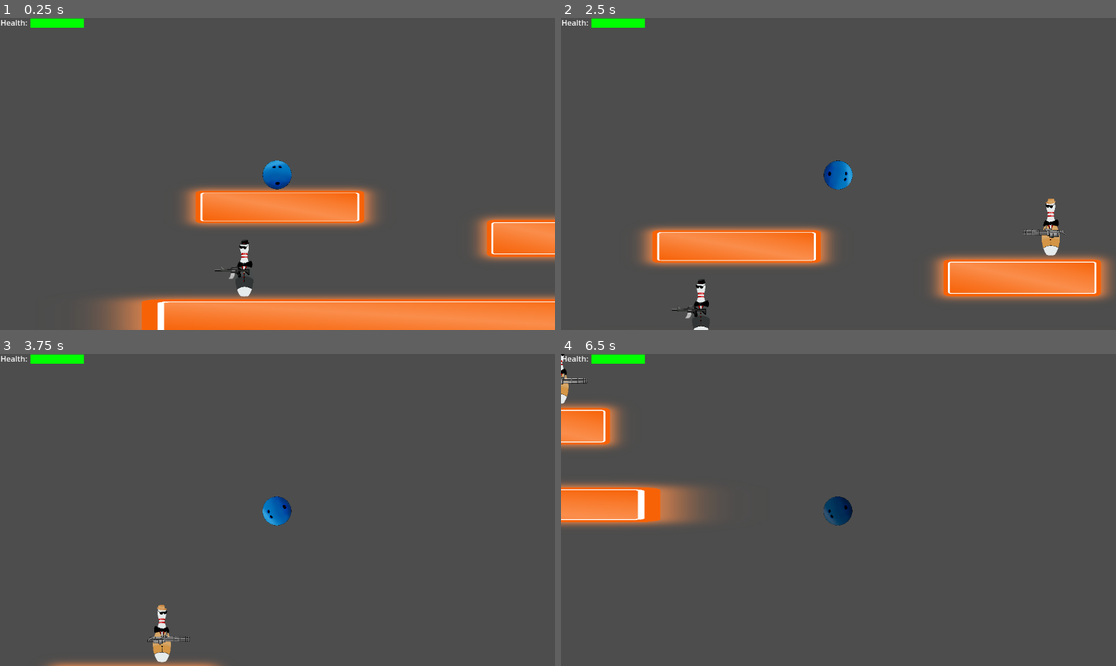
Above: before the commit, frames 1-4 (two rows, left to right).
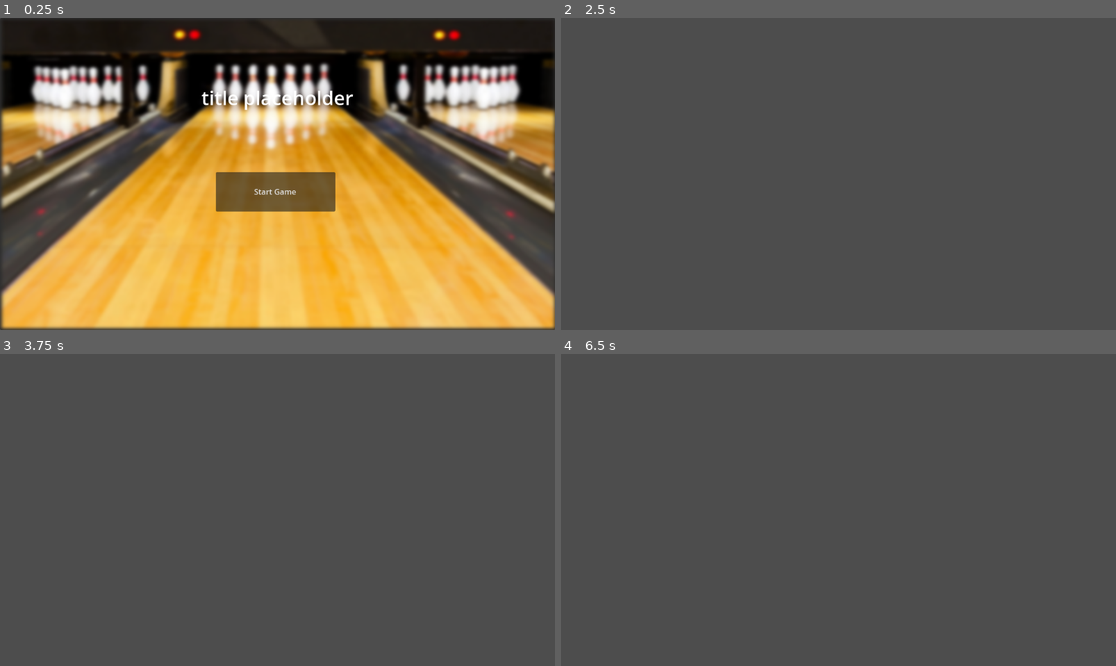
Above: after the commit, the same moments.

Repository: untitledfish/BowlingGame
Game: Godot game, scene res://Scenes/UI/Menu.tscn
Two runs of this game, one before a commit and one after it. Both use one fixed random seed, a clock stepped at 60 frames per second and the inputs below. Before the commit the project starts from res://Scenes/Maps/TestMap.tscn.
Inputs (mouse positions are in pixels of both pictures, inside the frame that each line leads up to):
- Up to frame 1 (0.25 s): no input
- Up to frame 2 (2.5 s): click (838, 192) at 0.5 s, where only the run after the commit has a clickable "Start Game"; click (672, 133) at 1.27 s; tap Enter at 2 s; hold Right (ui_right) from 2.03 s (still down); hold Shift (Run) from 2.03 s (still down); tap Space at 2.27 s
- Up to frame 3 (3.75 s): release Shift (Run) at 2.78 s; tap Ctrl at 2.85 s; tap Space at 3.02 s; release Right (ui_right) at 3.53 s; hold Left (ui_left) from 3.53 s (still down); hold Shift (Run) from 3.53 s (still down)
- Up to frame 4 (6.5 s): release Left (ui_left) at 4.28 s; release Shift (Run) at 4.28 s; hold Right (ui_right) 4.28-5.78 s; tap Ctrl at 4.35, 5.85 s; tap Space at 4.52, 5, 5.27, 6.02 s; hold Shift (Run) 5.03-5.78 s; tap Enter at 5.75 s; hold Left (ui_left) from 5.78 s (still down)

The runs differ from the first frame. In frame 1, 92% of the frame differs, in the area x 0-100%, y 0-100%; in frame 2, 11%; in frame 3, 1.6%; in frame 4, 6.0%.

Commit message:
Added Father enemy

Diff:
--- /dev/null
+++ b/Scenes/Characters/Enemies/FatherPin.tscn
@@ -0,0 +1,50 @@
+[gd_scene load_steps=6 format=3 uid="uid://bfkr7ndoxgphy"]
+
+[ext_resource type="Script" path="res://Scripts/Characters/fatherPin.gd" id="1_u2lia"]
+[ext_resource type="Texture2D" uid="uid://bejywojw0p768" path="res://Sprites/Characters/BasicEnemies/HeavyPin.png" id="3_gfpfp"]
+
+[sub_resource type="RectangleShape2D" id="RectangleShape2D_tmim2"]
+size = Vector2(86.125, 123.125)
+
+[sub_resource type="RectangleShape2D" id="RectangleShape2D_hpi2h"]
+size = Vector2(1158, 283)
+
+[sub_resource type="RectangleShape2D" id="RectangleShape2D_a38tt"]
+size = Vector2(92, 128)
+
+[node name="Father" type="Node2D"]
+
+[node name="CharacterBody2D" type="CharacterBody2D" parent="."]
+floor_constant_speed = true
+script = ExtResource("1_u2lia")
+
+[node name="Sprite2D" type="Sprite2D" parent="CharacterBody2D"]
+scale = Vector2(0.0906822, 0.0906822)
+texture = ExtResource("3_gfpfp")
+
+[node name="BodyHitbox" type="CollisionShape2D" parent="CharacterBody2D"]
+shape = SubResource("RectangleShape2D_tmim2")
+
+[node name="DetectionRange" type="Area2D" parent="CharacterBody2D"]
+position = Vector2(0, 59)
+
+[node name="DetectionShape" type="CollisionShape2D" parent="CharacterBody2D/DetectionRange"]
+position = Vector2(0, -59.5)
+shape = SubResource("RectangleShape2D_hpi2h")
+
+[node name="Muzzle" type="Marker2D" parent="CharacterBody2D"]
+position = Vector2(-56, 9)
+
+[node name="Firerate" type="Timer" parent="CharacterBody2D"]
+wait_time = 2.0
+
+[node name="Hitbox" type="Area2D" parent="CharacterBody2D"]
+visible = false
+
+[node name="HitboxShape" type="CollisionShape2D" parent="CharacterBody2D/Hitbox"]
+position = Vector2(0, 1)
+shape = SubResource("RectangleShape2D_a38tt")
+
+[connection signal="body_entered" from="CharacterBody2D/DetectionRange" to="CharacterBody2D" method="_on_detection_range_body_entered"]
+[connection signal="body_exited" from="CharacterBody2D/DetectionRange" to="CharacterBody2D" method="_on_detection_range_body_exited"]
+[connection signal="body_entered" from="CharacterBody2D/Hitbox" to="CharacterBody2D" method="_on_hitbox_body_entered"]
--- /dev/null
+++ b/Scenes/Characters/Projectiles/FatherBullet.tscn
@@ -0,0 +1,45 @@
+[gd_scene load_steps=8 format=3 uid="uid://dd68vyno5hnkj"]
+
+[ext_resource type="Script" path="res://Scripts/Characters/basic_bullet.gd" id="1_x5cqt"]
+[ext_resource type="Script" path="res://Scripts/Characters/father_bullet_collision.gd" id="2_f1l8x"]
+[ext_resource type="Texture2D" uid="uid://ciavnvkbepb3m" path="res://Sprites/Characters/BasicEnemies/Bullet1.png" id="3_p110p"]
+[ext_resource type="Texture2D" uid="uid://dkmq5erg0d2jx" path="res://Sprites/Characters/BasicEnemies/explosion_placeholder.png" id="4_66jwt"]
+[ext_resource type="Script" path="res://Scripts/Characters/explosion.gd" id="4_ollap"]
+
+[sub_resource type="RectangleShape2D" id="RectangleShape2D_4wq3h"]
+size = Vector2(20, 6)
+
+[sub_resource type="CircleShape2D" id="CircleShape2D_w1vno"]
+radius = 10.8481
+
+[node name="FatherBullet" type="Node2D"]
+script = ExtResource("1_x5cqt")
+
+[node name="Area2D" type="Area2D" parent="."]
+collision_layer = 3
+collision_mask = 3
+script = ExtResource("2_f1l8x")
+
+[node name="CollisionShape2D" type="CollisionShape2D" parent="Area2D"]
+shape = SubResource("RectangleShape2D_4wq3h")
+
+[node name="Sprite2D" type="Sprite2D" parent="Area2D"]
+scale = Vector2(0.12, 0.12)
+texture = ExtResource("3_p110p")
+
+[node name="Explosion" type="Area2D" parent="."]
+visible = false
+collision_layer = 3
+collision_mask = 3
+script = ExtResource("4_ollap")
+
+[node name="CollisionShape2D" type="CollisionShape2D" parent="Explosion"]
+position = Vector2(-3, 0)
+scale = Vector2(5.43952, 5.43952)
+shape = SubResource("CircleShape2D_w1vno")
+disabled = true
+
+[node name="Sprite2D" type="Sprite2D" parent="Explosion"]
+texture = ExtResource("4_66jwt")
+
+[connection signal="body_entered" from="Explosion" to="Explosion" method="_on_body_entered"]
--- a/Scenes/Maps/TestMap.tscn
+++ b/Scenes/Maps/TestMap.tscn
@@ -1,10 +1,9 @@
-[gd_scene load_steps=8 format=3 uid="uid://cm8sqw2s0ep6j"]
+[gd_scene load_steps=7 format=3 uid="uid://cm8sqw2s0ep6j"]
 
 [ext_resource type="Texture2D" uid="uid://crmwxxewbf3ww" path="res://Sprites/Maps/neon-orange-rectangle-banner-neon-rectangle-png-2371563313.png" id="1_4qo1u"]
 [ext_resource type="PackedScene" uid="uid://dhhe1j0erj8vu" path="res://Scenes/UI/health_bar.tscn" id="1_4smwc"]
 [ext_resource type="PackedScene" uid="uid://cdanb0gsgn06m" path="res://Scenes/Characters/Player/MainCharacter.tscn" id="2_03cl6"]
-[ext_resource type="PackedScene" uid="uid://bf08d2iyvt7nk" path="res://Scenes/Characters/Enemies/Grunt1.tscn" id="3_n201b"]
-[ext_resource type="PackedScene" path="res://Scenes/Characters/Enemies/HeavyPin.tscn" id="4_1mjul"]
+[ext_resource type="PackedScene" uid="uid://bfkr7ndoxgphy" path="res://Scenes/Characters/Enemies/FatherPin.tscn" id="5_kq024"]
 
 [sub_resource type="RectangleShape2D" id="RectangleShape2D_r411r"]
 size = Vector2(1153, 30)
@@ -56,8 +55,5 @@
 offset_right = -290.0
 offset_bottom = -301.0
 
-[node name="Grunt1" parent="." instance=ExtResource("3_n201b")]
-position = Vector2(221, 501)
-
-[node name="Node2D" parent="." groups=["Enemies"] instance=ExtResource("4_1mjul")]
-position = Vector2(947, 334)
+[node name="Father" parent="." instance=ExtResource("5_kq024")]
+position = Vector2(1107, 496)
--- /dev/null
+++ b/Scripts/Characters/explosion.gd
@@ -0,0 +1,12 @@
+extends Area2D
+
+@export var speed: float = 300.0
+@export var damage: int = 10
+@export var knockback_strength: float = 4000.0
+
+func _on_body_entered(body: Node2D) -> void:
+	if body.is_in_group("Player"):
+		var direction = (body.global_position - global_position).normalized()
+		var knockback = direction * knockback_strength
+		body.take_damage(damage, knockback)
+		queue_free()  # Destroy bullet
--- /dev/null
+++ b/Scripts/Characters/fatherPin.gd
@@ -0,0 +1,98 @@
+extends CharacterBody2D
+
+const Bullet = preload("res://Scripts/Characters/basic_bullet.gd")
+var player: Node2D = null
+var player_detected: bool = false
+var current_fire_rate: float = base_fire_rate
+@export var gravity: float = 1200.0
+@export var max_fall_speed: float = 400.0
+@export var speed: float = 100.0
+@export var bullet_scene = preload("res://Scenes/Characters/Projectiles/FatherBullet.tscn")
+@export var fire_rate: float = 1.0
+@export var base_fire_rate: float = 1.0  # Starting fire rate (seconds)
+@export var min_fire_rate: float = 0.2   # Minimum allowed fire rate
+@export var fire_rate_decay: float = 0.2 # Amount to reduce after each shot
+@onready var sprite = $Sprite2D
+@onready var detection_area = $DetectionRange
+@onready var muzzle = $Muzzle
+@onready var fireRate = $Firerate
+var health = 25
+
+func _ready():
+	detection_area.body_entered.connect(_on_body_entered)
+	detection_area.body_exited.connect(_on_body_exited)
+	fireRate.timeout.connect(_on_fireRate_timeout)
+	fireRate.wait_time = current_fire_rate
+
+func _physics_process(delta):
+	# Apply gravity to the vertical velocity
+	velocity.y += gravity * delta
+	velocity.y = min(velocity.y, max_fall_speed)
+	if player_detected and player:
+		var to_player = player.global_position - global_position
+		# Flip to face player
+		sprite.scale.x = abs(sprite.scale.x) * -sign(to_player.x)
+		# Flip muzzle position based on direction
+		var muzzle_offset = abs(muzzle.position.x)
+		muzzle.position.x = muzzle_offset * -sign(sprite.scale.x)
+	else:
+		velocity.x = 0.0
+	move_and_slide()
+
+func _on_body_entered(body):
+	if body.is_in_group("Player"):
+		player = body
+		player_detected = true
+		fireRate.start()
+
+func _on_body_exited(body):
+	if body == player:
+		player_detected = false
+		player = null
+		fireRate.stop()
+		current_fire_rate = base_fire_rate  # Reset fire rate
+
+func shoot_at_player():
+	var bullet = bullet_scene.instantiate()
+	bullet.global_position = muzzle.global_position
+	var to_player = player.global_position - muzzle.global_position
+	var direction_to_player = to_player.normalized()
+	var angle_to_player = direction_to_player.angle()
+	# Determine facing direction
+	var base_direction = Vector2.RIGHT if sprite.scale.x < 0 else Vector2.LEFT
+	var base_angle = base_direction.angle()
+	# Calculate relative angle difference
+	var angle_diff = wrapf(angle_to_player - base_angle, -PI, PI)
+	# Maximum allowed angle in radians (45°)
+	var max_aim_angle = deg_to_rad(45)
+	var final_direction: Vector2
+	if abs(angle_diff) <= max_aim_angle:
+		# Player is within aim cone, shoot at them
+		final_direction = direction_to_player
+	else:
+		# Player is outside aim cone, shoot straight ahead
+		final_direction = base_direction
+	# Set bullet properties
+	bullet.velocity = final_direction.normalized() * bullet.speed
+	bullet.rotation = final_direction.angle()
+	get_tree().current_scene.add_child(bullet)
+
+func _on_fireRate_timeout():
+	if player_detected and player:
+		shoot_at_player()
+		# Reduce fire rate for next shot, but clamp to minimum
+		current_fire_rate = max(min_fire_rate, current_fire_rate - fire_rate_decay)
+		fireRate.wait_time = current_fire_rate
+		fireRate.start()  # Restart with new, shorter interval
+
+
+func _on_hitbox_body_entered(body: Node2D) -> void:
+	if body == player and body.is_in_group("Player"):
+		if body.dashing == true:
+			health -= 5
+			if health <= 0:
+				queue_free()
+				body.kill_count += 1
+		else:
+			body.take_damage(5, Vector2(2000.0, 0))
+			pass
--- /dev/null
+++ b/Scripts/Characters/father_bullet_collision.gd
@@ -0,0 +1,34 @@
+extends Area2D
+
+@export var speed: float = 300.0
+@export var damage: int = 10
+@export var knockback_strength: float = 4000.0
+var velocity: Vector2 = Vector2.ZERO
+
+func _ready():
+	body_entered.connect(_on_body_entered)
+
+func _physics_process(delta):
+	position += velocity * delta
+
+func _on_body_entered(body):
+	if body.is_in_group("Player"):
+		var direction = (body.global_position - global_position).normalized()
+		var knockback = direction * knockback_strength
+		body.take_damage(damage, knockback)
+		get_parent().velocity = Vector2.ZERO
+		$CollisionShape2D.disabled = false
+		get_parent().get_node("Explosion").visible = true
+		await get_tree().create_timer(1).timeout
+		$CollisionShape2D.disabled = true
+		get_parent().get_node("Explosion").visible = false
+		queue_free()  # Destroy bullet
+
+	else:
+		get_parent().velocity = Vector2.ZERO
+		$CollisionShape2D.disabled = false
+		get_parent().get_node("Explosion").visible = true
+		await get_tree().create_timer(1).timeout
+		$CollisionShape2D.disabled = true
+		get_parent().get_node("Explosion").visible = false
+		queue_free()
--- a/project.godot
+++ b/project.godot
@@ -11,7 +11,7 @@
 [application]
 
 config/name="Bowling"
-run/main_scene="res://Scenes/Maps/TestMap.tscn"
+run/main_scene="res://Scenes/UI/Menu.tscn"
 config/features=PackedStringArray("4.3", "GL Compatibility")
 config/icon="res://icon.svg"
 
Binary file added: Sprites/Characters/BasicEnemies/explosion_placeholder.png
Not shown, added: Sprites/Characters/BasicEnemies/explosion_placeholder.png.import
